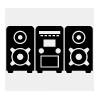
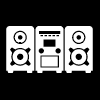
Revision of a layered 100px x 100px image; what changed, layer by layer:
painted on "Pasted Layer" over [5, 8, 94, 91]
painted on "Background" over [0, 0, 100, 100]
